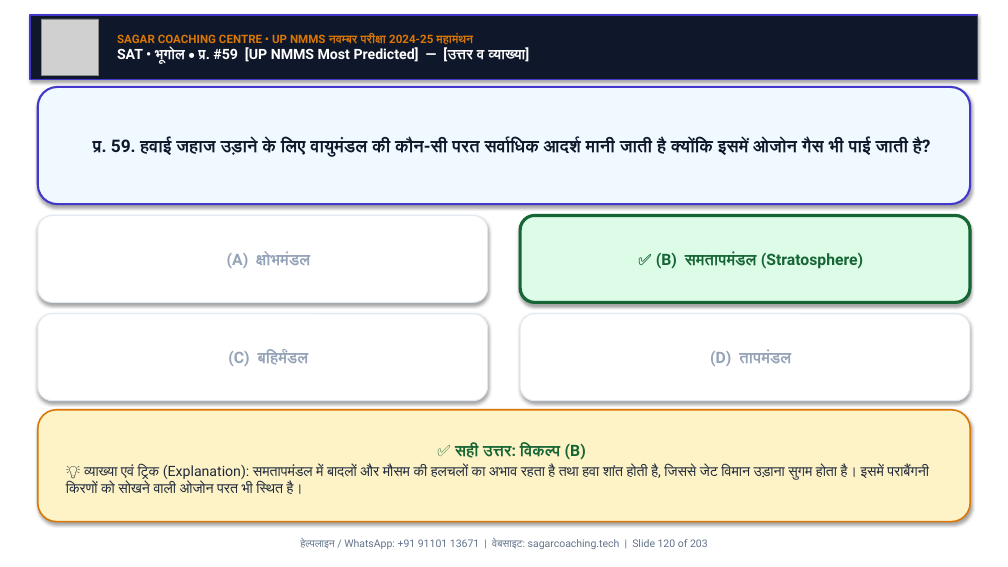
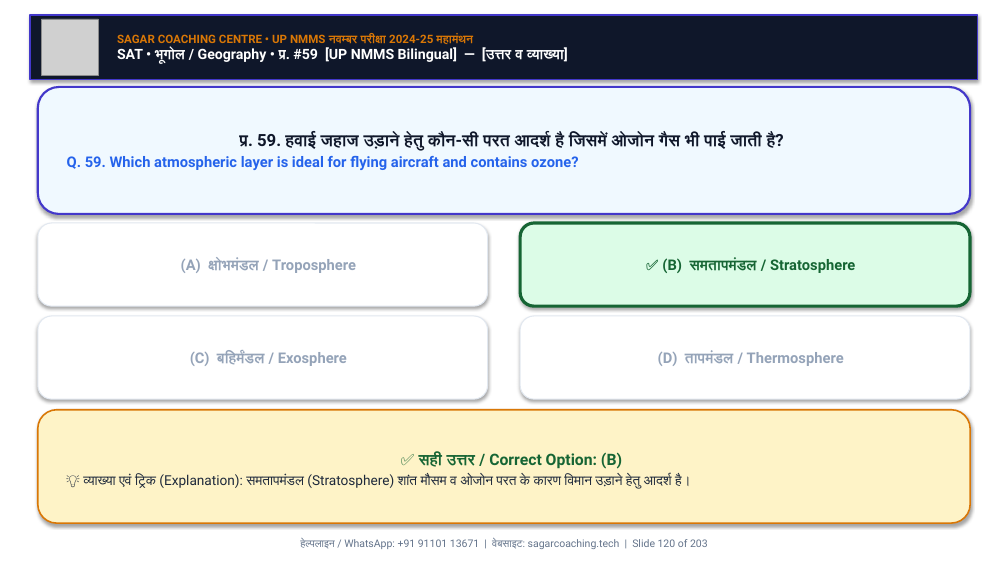
Before and after one commit to Sudhirkr85/nnms, a slide deck: slide 120 of UP_NMMS_MahaManthan_Nov_Exam_SagarSir/UP_NMMS_SAT_MahaManthan_100Q_Nov_Exam.pptx. Drawn at 1008x567 pixels with LibreOffice and Linux fonts; fonts in the diff are those of the drawing; grey boxes stand for pictures. Boxes give left, top, right and bottom in pixels: in the first picture for what was removed or moved away, otherwise in the second. Text is boxed around its words. In the diff, an @@ line names an element or a change of style, - is before the commit and + after.

Commit message:
feat: convert UP NMMS MAT & SAT MahaManthan PPTs and PDFs to bilingual (Hindi + English) format

```diff
--- a/UP_NMMS_MahaManthan_Nov_Exam_SagarSir/UP_NMMS_SAT_MahaManthan_100Q_Nov_Exam.pptx
+++ b/UP_NMMS_MahaManthan_Nov_Exam_SagarSir/UP_NMMS_SAT_MahaManthan_100Q_Nov_Exam.pptx
@@ text at <box>117,47,568,64</box>: text changed @@
-SAT • भूगोल • प्र. #59 [UP NMMS Most Predicted] — [उत्तर व व्याख्या]
+SAT • भूगोल / Geography • प्र. #59 [UP NMMS Bilingual] — [उत्तर व व्याख्या]
@@ rounded rectangle "प्र. 59. हवाई जहाज उड़ाने ...": place and size @@
-rounded rectangle "प्र. 59. हवाई जहाज उड़ाने ..." at <box>38,87,970,204</box>
+rounded rectangle "प्र. 59. हवाई जहाज उड़ाने ..." at <box>38,87,970,214</box>
@@ text in rounded rectangle at <box>67,134,784,170</box>: text changed; size 16.5 to 14 pt; text colour #0F172A to #2563EB @@
-प्र. 59. हवाई जहाज उड़ाने के लिए वायुमंडल की कौन-सी परत सर्वाधिक आदर्श मानी जाती है क्योंकि इसमें ओजोन गैस भी पाई जाती है?
+प्र. 59. हवाई जहाज उड़ाने हेतु कौन-सी परत आदर्श है जिसमें ओजोन गैस भी पाई जाती है?
+Q. 59. Which atmospheric layer is ideal for flying aircraft and contains ozone?
@@ rounded rectangle "(A) क्षोभमंडल / Troposphere": place and size @@
-rounded rectangle "(A) क्षोभमंडल / Troposphere" at <box>38,216,488,302</box>
+rounded rectangle "(A) क्षोभमंडल / Troposphere" at <box>38,223,488,306</box>
@@ rounded rectangle "✅ (B) समतापमंडल / Stratosphere": place and size @@
-rounded rectangle "✅ (B) समतापमंडल / Stratosphere" at <box>520,216,970,302</box>
+rounded rectangle "✅ (B) समतापमंडल / Stratosphere" at <box>520,223,970,306</box>
@@ text in rounded rectangle at <box>181,258,356,273</box>: text changed; size 15 to 14 pt @@
-(A) क्षोभमंडल
+(A) क्षोभमंडल / Troposphere
@@ text in rounded rectangle at <box>662,258,855,273</box>: text changed; size 15 to 14 pt @@
-✅ (B) समतापमंडल (Stratosphere)
+✅ (B) समतापमंडल / Stratosphere
@@ text in rounded rectangle at <box>190,351,347,366</box>: text changed; size 15 to 14 pt @@
-(C) बहिर्मंडल
+(C) बहिर्मंडल / Exosphere
@@ text in rounded rectangle at <box>658,351,844,366</box>: text changed; size 15 to 14 pt @@
-(D) तापमंडल
+(D) तापमंडल / Thermosphere
@@ text in rounded rectangle at <box>83,452,691,489</box>: text changed; size 13.5 to 13 pt @@
-✅ सही उत्तर: विकल्प (B)
-💡 व्याख्या एवं ट्रिक (Explanation): समतापमंडल में बादलों और मौसम की हलचलों का अभाव रहता है तथा हवा शांत होती है, जिससे जेट विमान उड़ाना सुगम होता है। इसमें पराबैंगनी किरणों को सोखने वाली ओजोन परत भी स्थित है।
+✅ सही उत्तर / Correct Option: (B)
+💡 व्याख्या एवं ट्रिक (Explanation): समतापमंडल (Stratosphere) शांत मौसम व ओजोन परत के कारण विमान उड़ाने हेतु आदर्श है।
```
Also in this commit, not shown: 200 other slides changed, 9 other files.
